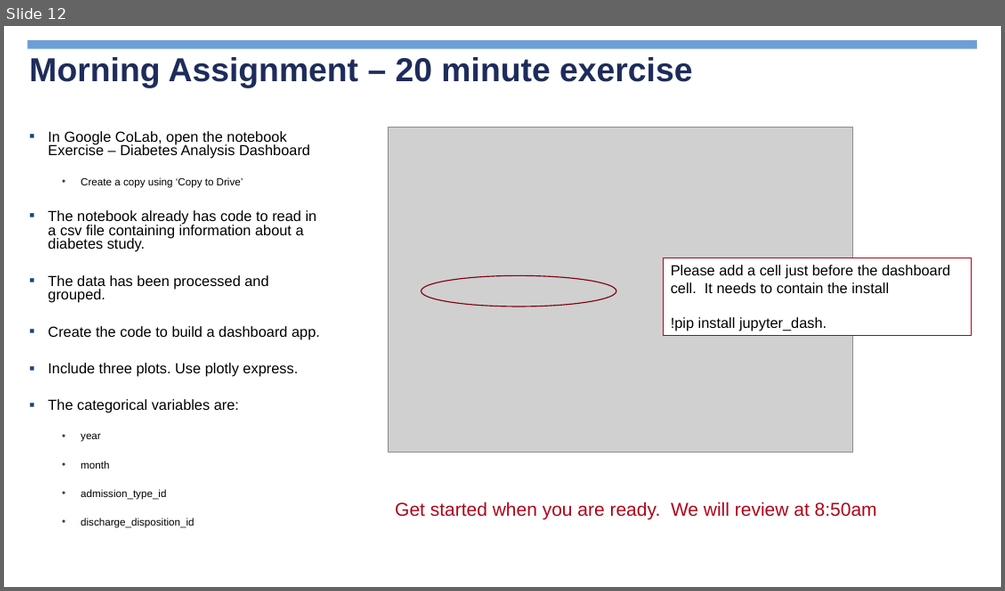
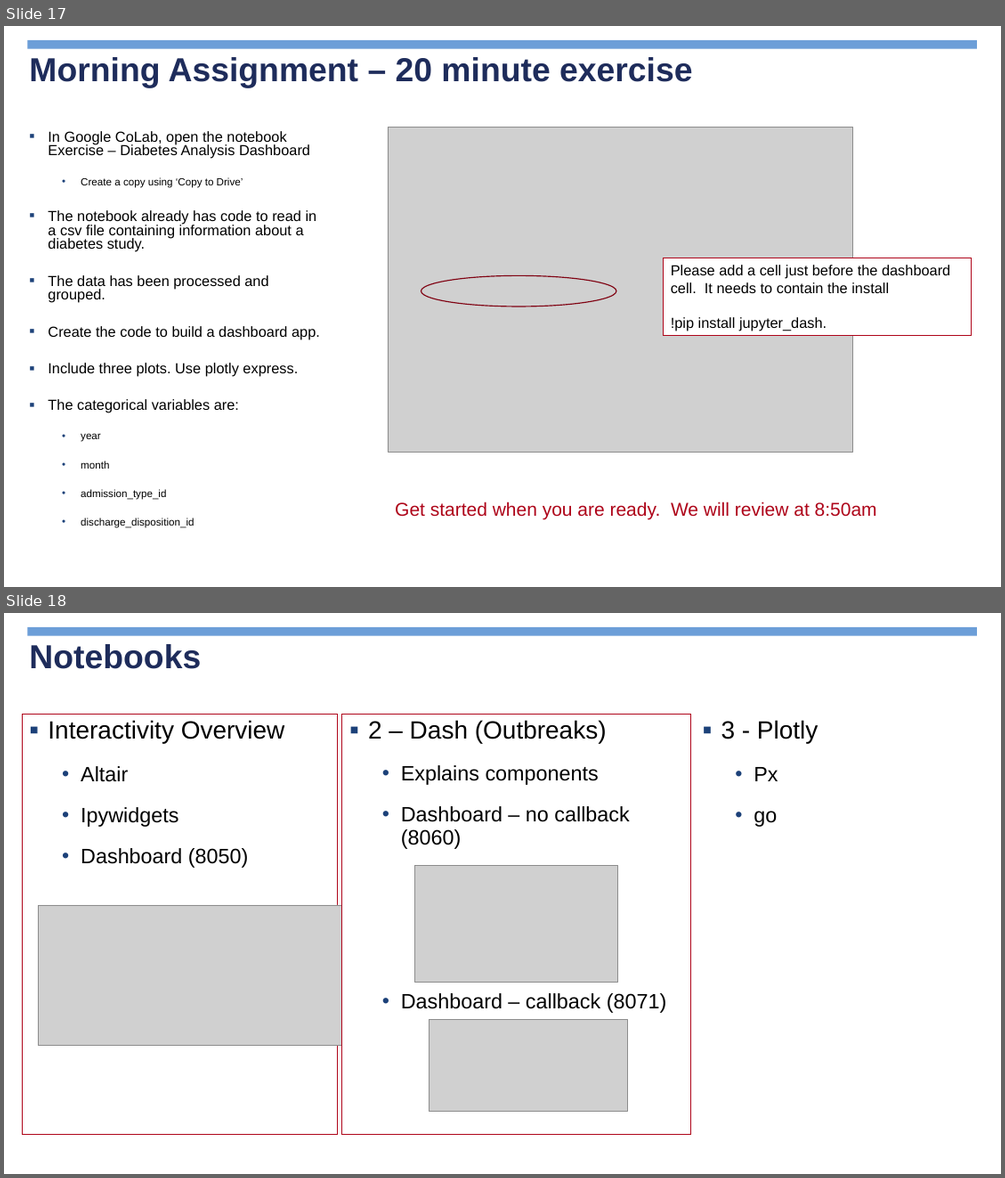
Before and after one commit to jimcody2014/Python-CDC, a slide deck: Dashboards/notes/Python Dashboards.pptx. Shown one above the other, each under a label of ours: slide 12 before the commit, slides 17 and 18 after it. The pictures are 1005x591 and 1005x1178 pixels, drawn with LibreOffice and Linux fonts; fonts in the diff are those of the drawing; grey boxes stand for pictures; background and template pictures are left out. Boxes give left, top, right and bottom in pixels: in the first picture for what was removed or moved away, otherwise in the second. Text is boxed around its words. In the diff, an @@ line names an element or a change of style, - is before the commit and + after.

```diff
--- a/Dashboards/notes/Python Dashboards.pptx
+++ b/Dashboards/notes/Python Dashboards.pptx
@@ slide 18 added at <box>4,613,1001,1174</box>, background picture (left out); not listed: 1 template element that a slide beside it also shows @@
@@ title added at <box>29,644,201,669</box>, 32 pt, text #1E2C5B, bold @@
+Notebooks
@@ text added at <box>22,714,338,1135</box>, outline #AE0419 0.75 pt, 20 pt, text #000000 @@
+▪ Interactivity Overview
+  • Altair
+  • Ipywidgets
+  • Dashboard (8050)
@@ rectangle added at <box>342,714,690,1135</box>, outline #AE0419 0.75 pt, 20 pt, text #000000 @@
+▪ 2 – Dash (Outbreaks)
+  • Explains components
+  • Dashboard – no callback (8060)
+  • Dashboard – callback (8071)
@@ text added at <box>721,720,817,827</box>, 24 pt, text #000000 @@
+▪ 3 - Plotly
+  • Px
+  • go
@@ picture added at <box>414,866,618,982</box> @@
@@ picture added at <box>39,905,342,1046</box> @@
@@ picture added at <box>429,1019,628,1111</box> @@
@@ page number added at <box>769,1135,994,1165</box>, 13 pt, text #FFFFFF, bold @@
+18
@@ what was slide 12 is now slide 17 @@
```
Also in this commit, not shown: 3 slides changed, 6 other slides added, 48 other files.
